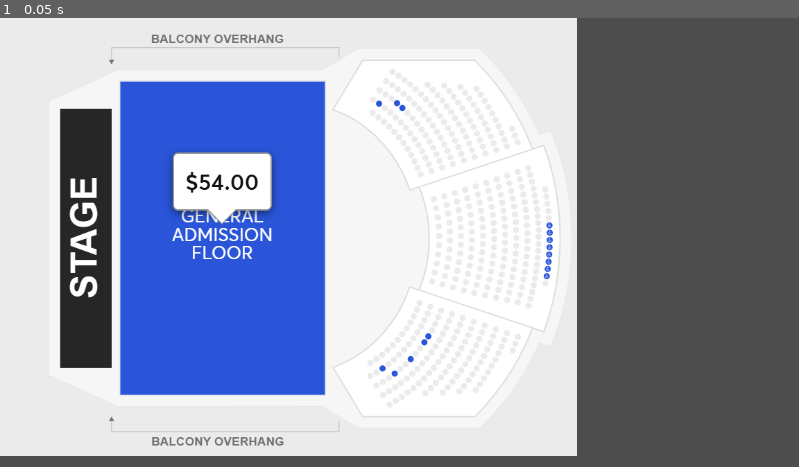
Above: before the commit, frame 1.
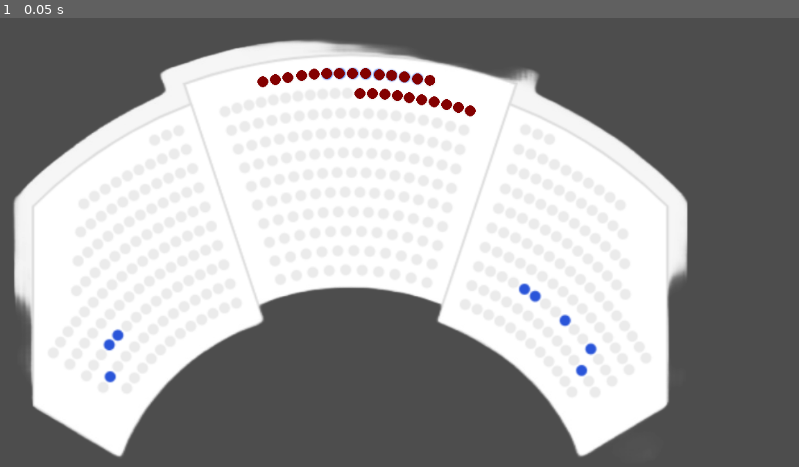
Above: after the commit, the same moment.

Repository: BigBarfEaterBBE/fight-for-2031-bts-concert-tickets
Game: Godot game, scene res://scenes/stadium1.tscn
The game is run twice, just before and just after one commit, with the same random seed, the same clock (stepped at 60 frames per second) and the same inputs. Before the commit the project has no main scene; this scene is started directly in both runs.
Inputs:
- Up to frame 1 (0.05 s): no input

The runs differ from the first frame. In frame 1, 54% of the frame differs, in the area x 0-87%, y 0-98%.

Commit message:
11/6 8:33 PM
got wakatime to work, making the seat leyout for the first stadium map

Diff:
--- a/dih/project.godot
+++ b/dih/project.godot
@@ -11,8 +11,13 @@
 [application]
 
 config/name="dih"
+run/main_scene="uid://wpgnhi1e2agm"
 config/features=PackedStringArray("4.4", "Mobile")
 config/icon="res://assets/icon.svg"
+
+[editor_plugins]
+
+enabled=PackedStringArray("res://addons/godot_super-wakatime/plugin.cfg")
 
 [rendering]
 
--- a/dih/scenes/seat.tscn
+++ b/dih/scenes/seat.tscn
@@ -6,26 +6,19 @@
 
 [sub_resource type="ShaderMaterial" id="ShaderMaterial_dmy32"]
 shader = ExtResource("1_epv31")
-shader_parameter/color = Color(0, 0, 0, 1)
+shader_parameter/color = Color(0.513726, 0, 0, 1)
 
-[node name="Area2D" type="Area2D"]
+[node name="seat" type="Area2D"]
 
 [node name="CollisionShape2D" type="CollisionShape2D" parent="."]
-scale = Vector2(1.2, 1.2)
+scale = Vector2(0.8, 0.8)
 shape = SubResource("CircleShape2D_l8guc")
 
 [node name="ColorRect" type="ColorRect" parent="."]
 material = SubResource("ShaderMaterial_dmy32")
-anchors_preset = 8
-anchor_left = 0.5
-anchor_top = 0.5
-anchor_right = 0.5
-anchor_bottom = 0.5
-offset_left = -12.0
-offset_top = -12.0
-offset_right = 28.0
-offset_bottom = 28.0
-grow_horizontal = 2
-grow_vertical = 2
-scale = Vector2(0.6, 0.6)
+offset_left = -8.0
+offset_top = -8.0
+offset_right = 32.0
+offset_bottom = 32.0
+scale = Vector2(0.4, 0.4)
 color = Color(1, 1, 1, 0.262745)
--- a/dih/scenes/stadium1.tscn
+++ b/dih/scenes/stadium1.tscn
@@ -1,11 +1,16 @@
-[gd_scene load_steps=2 format=3 uid="uid://wpgnhi1e2agm"]
+[gd_scene load_steps=4 format=3 uid="uid://wpgnhi1e2agm"]
 
-[ext_resource type="Texture2D" uid="uid://c4brl4n4fk63q" path="res://assets/house-of-blues - Copy.png" id="1_a24hr"]
+[ext_resource type="Script" uid="uid://dp5kqctfslypg" path="res://scripts/seat_loader.gd" id="1_rlugu"]
+[ext_resource type="Texture2D" uid="uid://d111pc2gcfjty" path="res://assets/house-of-blues.png" id="2_srk0e"]
+[ext_resource type="PackedScene" uid="uid://peklaytgqtgf" path="res://scenes/seat.tscn" id="3_ycan0"]
 
 [node name="stadium1" type="Node"]
+script = ExtResource("1_rlugu")
 
 [node name="map" type="Sprite2D" parent="."]
-texture = ExtResource("1_a24hr")
+position = Vector2(8, 10)
+scale = Vector2(1.2, 1.2)
+texture = ExtResource("2_srk0e")
 centered = false
 
 [node name="timer" type="Timer" parent="."]
@@ -13,3 +18,75 @@
 [node name="Label" type="Label" parent="."]
 offset_right = 40.0
 offset_bottom = 23.0
+
+[node name="seat" parent="." instance=ExtResource("3_ycan0")]
+position = Vector2(379, 92)
+
+[node name="seat2" parent="." instance=ExtResource("3_ycan0")]
+position = Vector2(397, 89)
+
+[node name="seat3" parent="." instance=ExtResource("3_ycan0")]
+position = Vector2(415, 86)
+
+[node name="seat4" parent="." instance=ExtResource("3_ycan0")]
+position = Vector2(435, 83)
+
+[node name="seat5" parent="." instance=ExtResource("3_ycan0")]
+position = Vector2(453, 81)
+
+[node name="seat8" parent="." instance=ExtResource("3_ycan0")]
+position = Vector2(508, 80)
+
+[node name="seat7" parent="." instance=ExtResource("3_ycan0")]
+position = Vector2(489, 80)
+
+[node name="seat6" parent="." instance=ExtResource("3_ycan0")]
+position = Vector2(471, 80)
+
+[node name="seat9" parent="." instance=ExtResource("3_ycan0")]
+position = Vector2(527, 80)
+
+[node name="seat10" parent="." instance=ExtResource("3_ycan0")]
+position = Vector2(547, 82)
+
+[node name="seat11" parent="." instance=ExtResource("3_ycan0")]
+position = Vector2(564.665, 82.8685)
+
+[node name="seat12" parent="." instance=ExtResource("3_ycan0")]
+position = Vector2(583, 85)
+
+[node name="seat13" parent="." instance=ExtResource("3_ycan0")]
+position = Vector2(602, 88)
+
+[node name="seat14" parent="." instance=ExtResource("3_ycan0")]
+position = Vector2(619.829, 89.9634)
+
+[node name="seat15" parent="." instance=ExtResource("3_ycan0")]
+position = Vector2(678, 134)
+
+[node name="seat16" parent="." instance=ExtResource("3_ycan0")]
+position = Vector2(661, 129)
+
+[node name="seat17" parent="." instance=ExtResource("3_ycan0")]
+position = Vector2(644, 125)
+
+[node name="seat18" parent="." instance=ExtResource("3_ycan0")]
+position = Vector2(626, 121)
+
+[node name="seat19" parent="." instance=ExtResource("3_ycan0")]
+position = Vector2(608, 118)
+
+[node name="seat20" parent="." instance=ExtResource("3_ycan0")]
+position = Vector2(590, 115)
+
+[node name="seat21" parent="." instance=ExtResource("3_ycan0")]
+position = Vector2(573, 112)
+
+[node name="seat22" parent="." instance=ExtResource("3_ycan0")]
+position = Vector2(555, 110)
+
+[node name="seat23" parent="." instance=ExtResource("3_ycan0")]
+position = Vector2(537, 109)
+
+[node name="seat24" parent="." instance=ExtResource("3_ycan0")]
+position = Vector2(519, 109)
--- /dev/null
+++ b/dih/scripts/seat_loader.gd
@@ -0,0 +1,26 @@
+extends Node
+@export var seat_scene = "res://scenes/seat.tscn"
+@onready var map_sprite: Sprite2D = $map
+
+const AVAILABLE_COLOR = Color(42, 85, 217, 1)
+func _ready():
+	generate_seats()
+
+func generate_seats():
+	if map_sprite.texture == null:
+		return
+	var texture: Texture2D = map_sprite.texture
+	var image_data: Image = texture.get_image()
+	var sprite_global_pos = map_sprite.global_position
+	var pixel_step = 8
+	for x in range(0, image_data.get_width(), pixel_step):
+		for y in range(0, image_data.get_height(), pixel_step):
+			var pixel_color = image_data.get_pixel(x,y)
+			if pixel_color.is_equal_approx(AVAILABLE_COLOR):
+				var seat_position = Vector2(x,y) + sprite_global_pos
+				create_seat_instance(seat_position)
+
+func create_seat_instance(position: Vector2):
+	var new_seat = seat_scene.instantiate()
+	new_seat.position = position
+	add_child(new_seat)
Binary file changed: dih/assets/house-of-blues - Copy.png
Binary file added: dih/assets/house-of-blues.png
Not shown, added: dih/assets/house-of-blues.png.import
Binary file added: dih/icon.png
Not shown, added: dih/icon.png.import
Not shown, added: dih/scripts/seat_loader.gd.uid
Binary file added: dih/wakatime_logo.jpg
Not shown, added: dih/wakatime_logo.jpg.import
